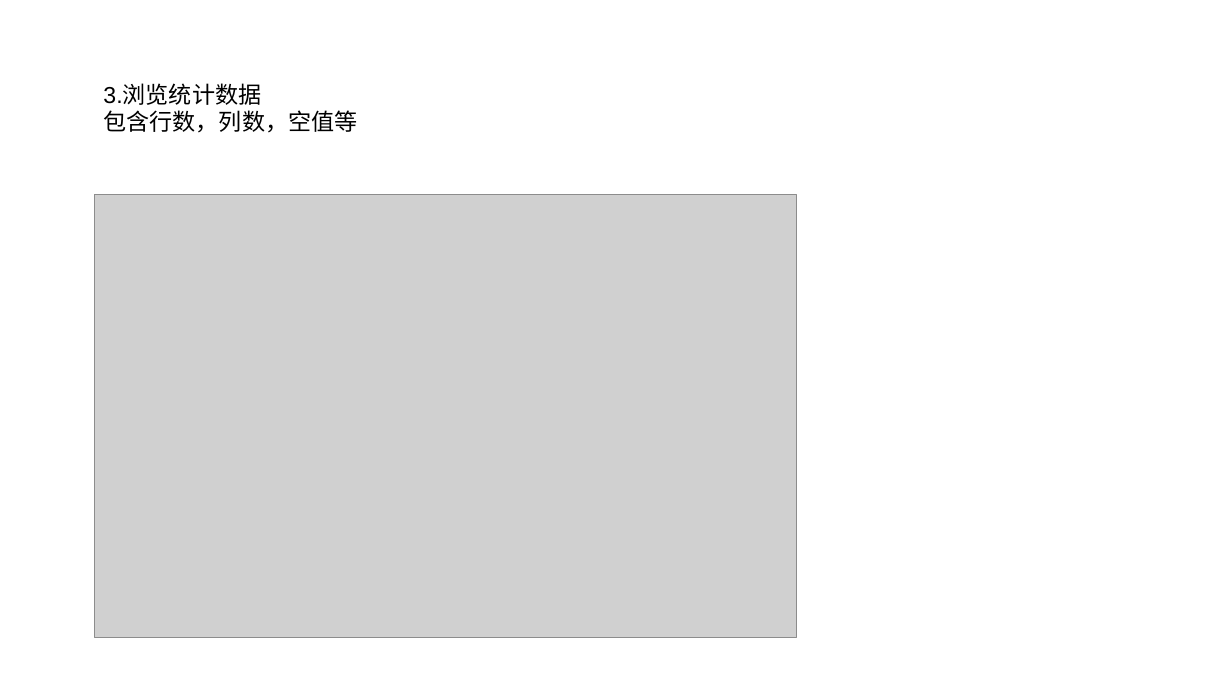
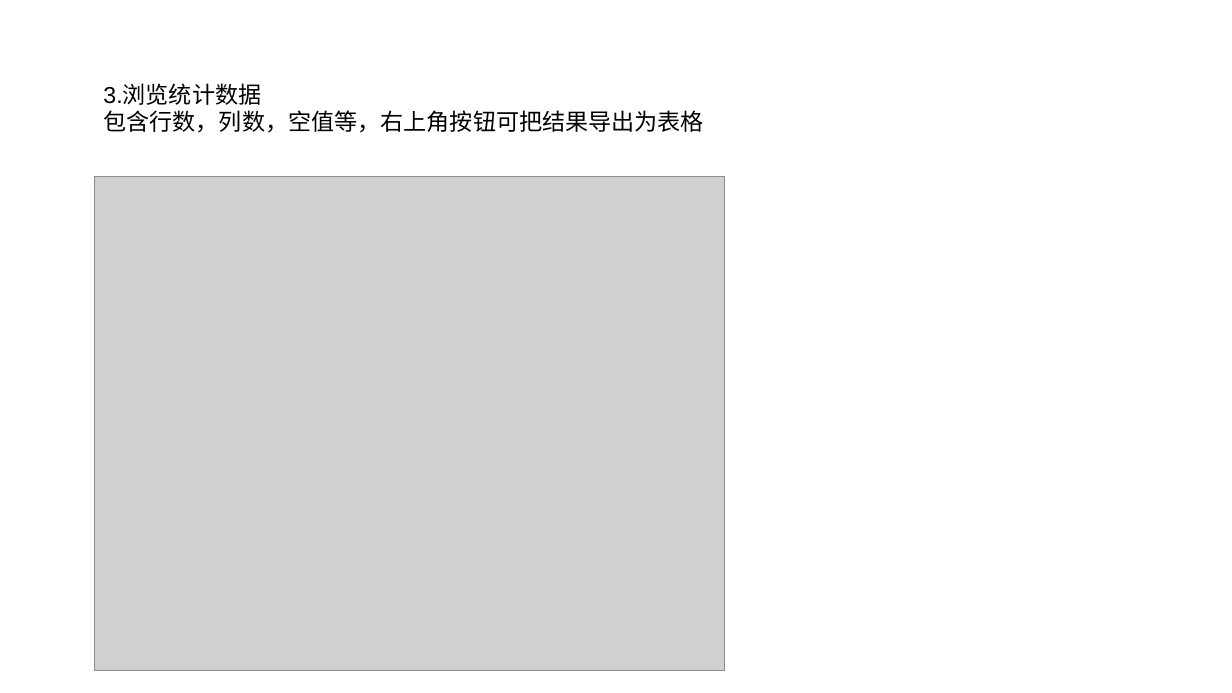
Before and after one commit to yhz200709/data_analysis_tool, a slide deck: slide 4 of README.pptx. Drawn at 1232x693 pixels with LibreOffice and Linux fonts; fonts in the diff are those of the drawing; grey boxes stand for pictures. Boxes give left, top, right and bottom in pixels: in the first picture for what was removed or moved away, otherwise in the second. Text is boxed around its words. In the diff, an @@ line names an element or a change of style, - is before the commit and + after.

```diff
--- a/README.pptx
+++ b/README.pptx
@@ text at bbox=[103, 110, 704, 133]: text changed @@
-包含行数，列数，空值等
+包含行数，列数，空值等，右上角按钮可把结果导出为表格
@@ picture: place and size @@
-picture at bbox=[94, 195, 797, 638]
+picture at bbox=[94, 177, 725, 671]
```
Also in this commit, not shown: 5 other slides changed, 1 other file.
